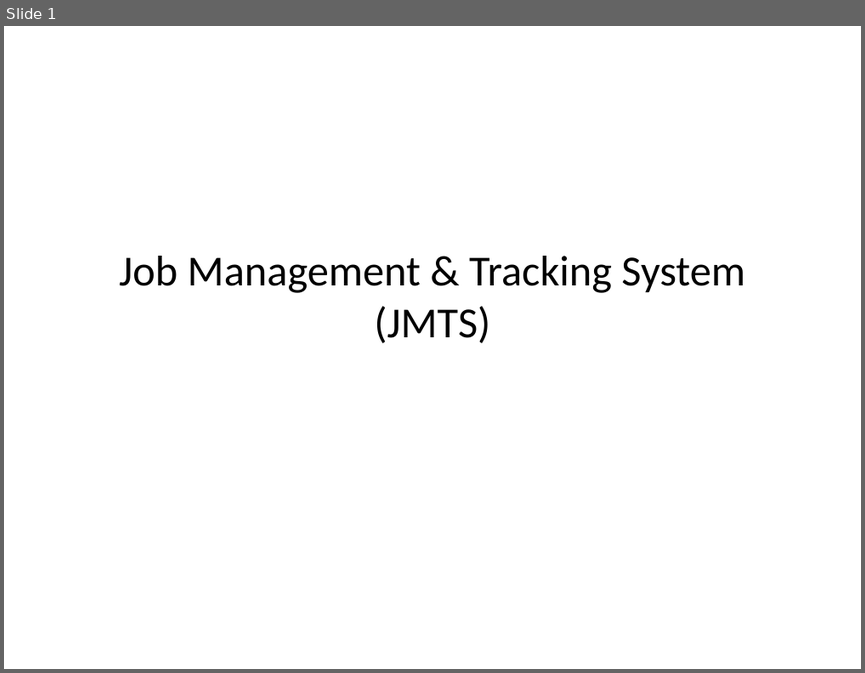
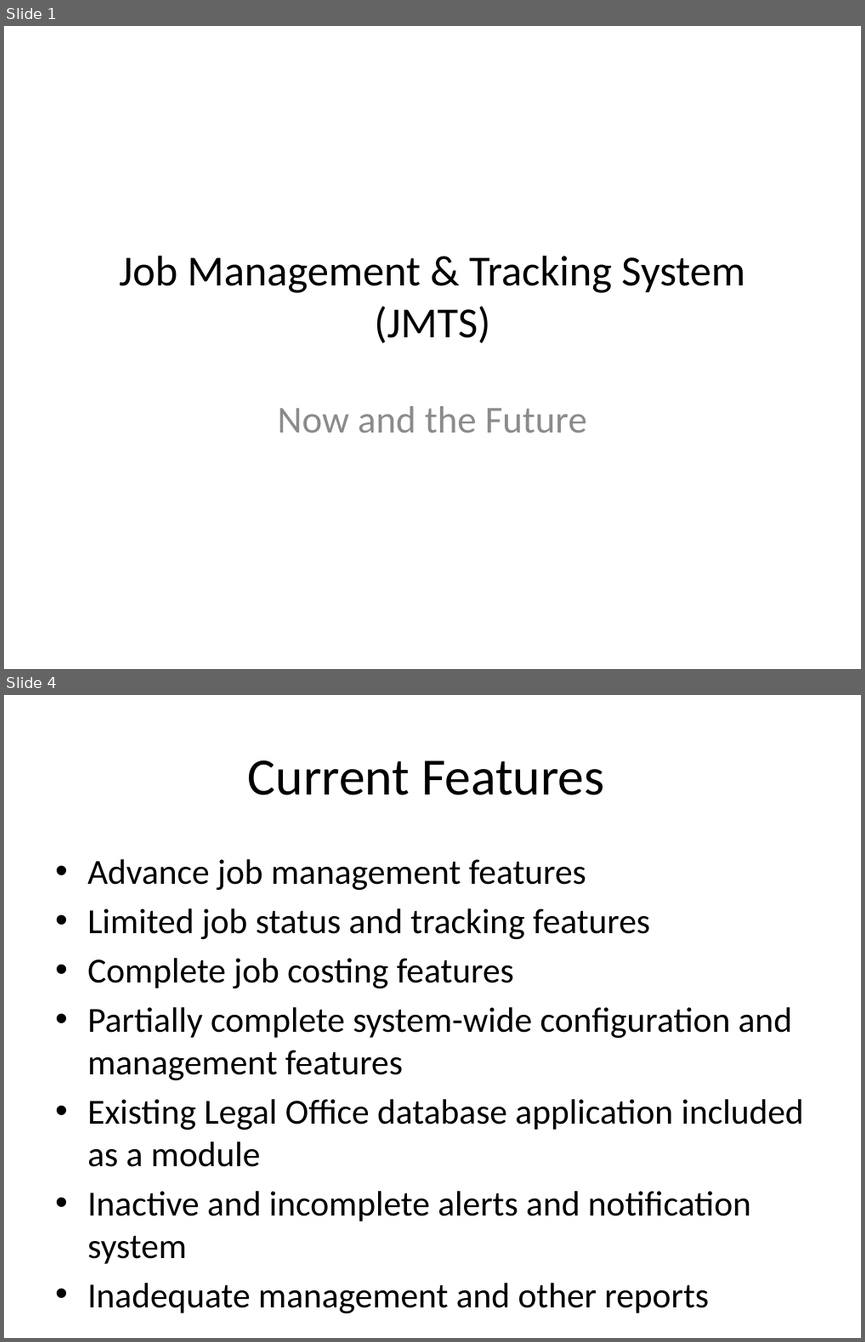
Before and after one commit to DPBandA/job-management-tracking-system, a slide deck: doc/Job Management & Tracking System Presentation.pptx. Shown one above the other, each under a label of ours: slide 1 before the commit, slides 1 and 4 after it; the slides between them are not shown. The pictures are 865x673 and 865x1342 pixels, drawn with LibreOffice and Linux fonts; fonts in the diff are those of the drawing. Boxes give left, top, right and bottom in pixels: in the first picture for what was removed or moved away, otherwise in the second. Text is boxed around its words. In the diff, an @@ line names an element or a change of style, - is before the commit and + after.

```diff
--- a/doc/Job Management & Tracking System Presentation.pptx
+++ b/doc/Job Management & Tracking System Presentation.pptx
@@ slide 4 added at (x1=4, y1=695, x2=861, y2=1338), background #FFFFFF @@
@@ title added at (x1=248, y1=760, x2=604, y2=795), 44 pt, text #000000 @@
+Current Features
@@ text added at (x1=87, y1=859, x2=804, y2=1313), 29.6 pt, text #000000 @@
+• Advance job management features
+• Limited job status and tracking features
+• Complete job costing features
+• Partially complete system-wide configuration and management features
+• Existing Legal Office database application included as a module
+• Inactive and incomplete alerts and notification system
+• Inadequate management and other reports
@@ slide 1 changed as well @@
@@ subtitle added at (x1=278, y1=406, x2=587, y2=432), 32 pt, text #8C8C8C @@
+Now and the Future
```
Also in this commit, not shown: 4 other slides added, 1 slide removed, 3 other files.
